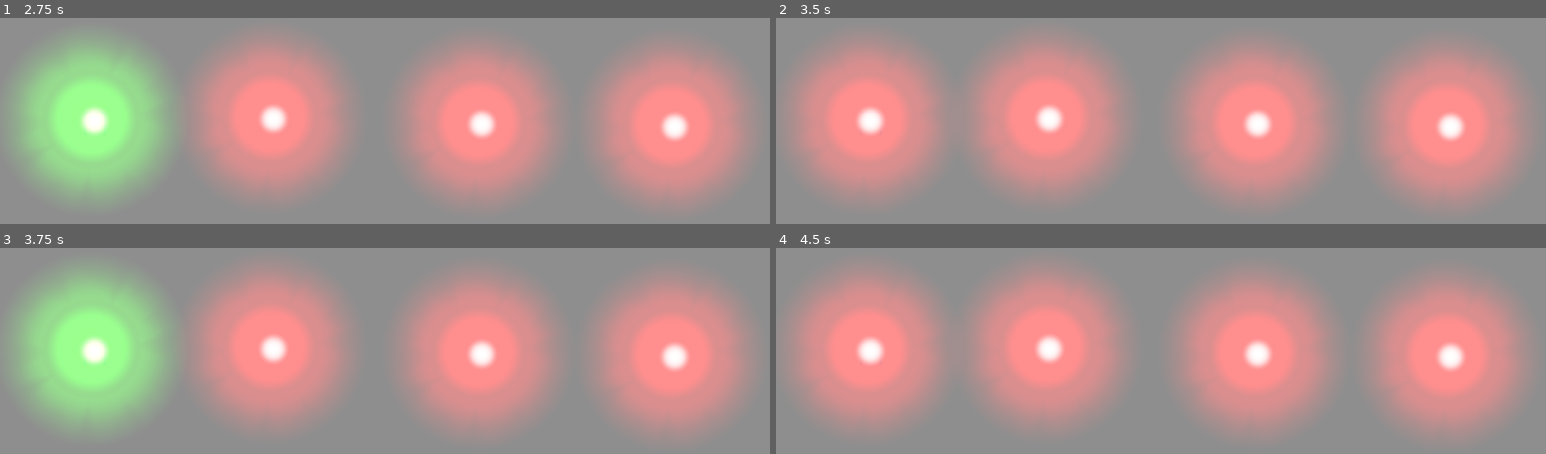
Above: before the commit, frames 1-4 (two rows, left to right).
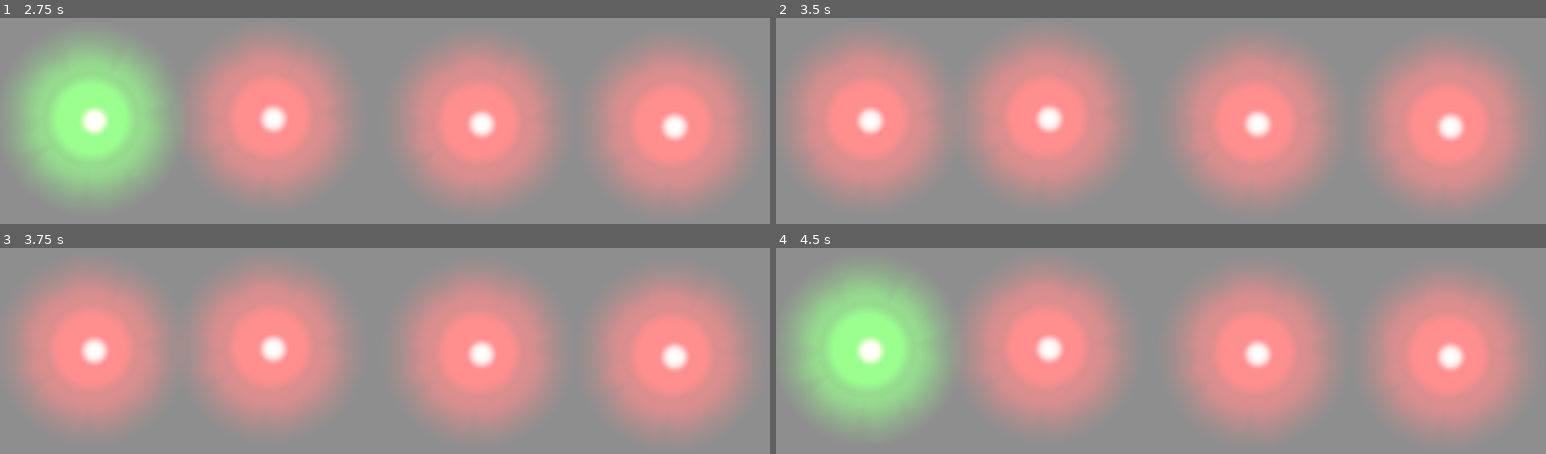
Above: after the commit, the same moments.

Repository: django-games/cgj2020
Game: Godot game, scene res://scenes/Traffic Light.tscn
Two runs of this game, one before a commit and one after it. Both use one fixed random seed, a clock stepped at 60 frames per second and the inputs below. This scene is started directly instead of the project's main scene.
Inputs (mouse positions are in pixels of both pictures, inside the frame that each line leads up to):
- Up to frame 1 (2.75 s): click (92, 123) at 0.52 s; click (92, 123) at 1.27 s; click (92, 123) at 2.02 s
- Up to frame 2 (3.5 s): tap Enter at 2.75 s; hold Q from 2.78 s (still down)
- Up to frame 3 (3.75 s): tap Space at 3.5 s; release Q at 3.53 s; tap Q at 3.6 s
- Up to frame 4 (4.5 s): tap Enter at 4.25 s; hold Q from 4.28 s (still down)

Frames 1-2 are identical in both runs. In frame 3, 13% of the frame differs, in the area x 1-23%, y 10-89%; in frame 4, 13%.

Commit message:
add timer setting red back to green

Diff:
--- a/scenes/Traffic Light.tscn
+++ b/scenes/Traffic Light.tscn
@@ -23,6 +23,7 @@
 }
 
 [node name="SpotRed" type="Sprite" parent="TrafficLight1"]
+editor/display_folded = true
 texture = ExtResource( 3 )
 
 [node name="Button" type="Button" parent="TrafficLight1/SpotRed"]
--- a/scripts/TrafficLight/LightGreen.gd
+++ b/scripts/TrafficLight/LightGreen.gd
@@ -1,20 +1,24 @@
 extends Light2D
 
 # Declare member variables here. Examples:
-# var a = 2
-# var b = "text"
+var elapsed = 0
+var turnedOn = false
 
 # Called when the node enters the scene tree for the first time.
 func _ready():
 	pass # Replace with function body.
 
-# Called every frame. 'delta' is the elapsed time since the previous frame.
-#func _process(delta):
-#	pass
-
+func _process(delta):
+	if turnedOn:
+		elapsed += delta
+		if elapsed >= 1.5 and get_node("/root/TrafficLight").total_green < 4:
+			turnedOn = false
+			elapsed = 0
+			hide()
 
 func _on_Button_toggled(toggled):
 	if not toggled:
+		turnedOn = true
 		show()
 	else:
 		hide()
--- a/scripts/TrafficLight/LightRed.gd
+++ b/scripts/TrafficLight/LightRed.gd
@@ -1,24 +1,32 @@
 extends Light2D
 
 # Declare member variables here. Examples:
-# var a = 2
-# var b = "text"
+var elapsed = 0
+var turnedOn = true
 
 # Called when the node enters the scene tree for the first time.
 func _ready():
 	pass # Replace with function body.
 
-# Called every frame. 'delta' is the elapsed time since the previous frame.
-#func _process(delta):
-#	pass
+func _process(delta):
+	if not turnedOn:
+		elapsed += delta
+		if elapsed >= 1.5 and get_node("/root/TrafficLight").total_green < 4:
+			get_node("/root/TrafficLight").total_green -= 1
+			get_node("../SpotRed/Button").set_pressed(true)
+			turnedOn = true
+			elapsed = 0
+			show()
 
 
 func _on_Button_toggled(toggled):
 	if toggled:
-		get_node("/root/TrafficLight").total_green -= 1
-		show()
+		if get_node("/root/TrafficLight").total_green < 4:
+			get_node("/root/TrafficLight").total_green -= 1
+			show()
 	else:
 		get_node("/root/TrafficLight").total_green += 1
 		if	get_node("/root/TrafficLight").total_green == 4:
 			print("Siguiente escena")
+		turnedOn = false
 		hide()
Not shown: 1 places in scenes/Traffic Light.tscn that only renumber resources
